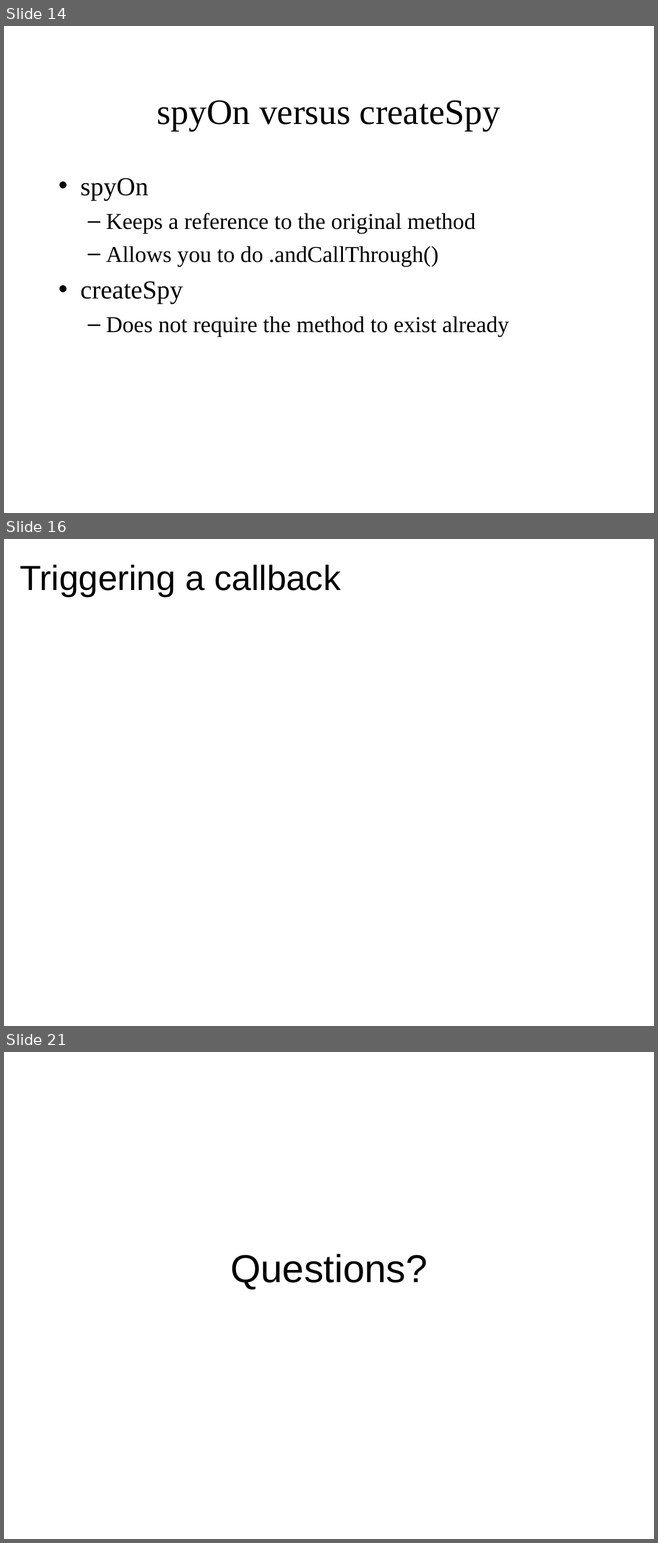
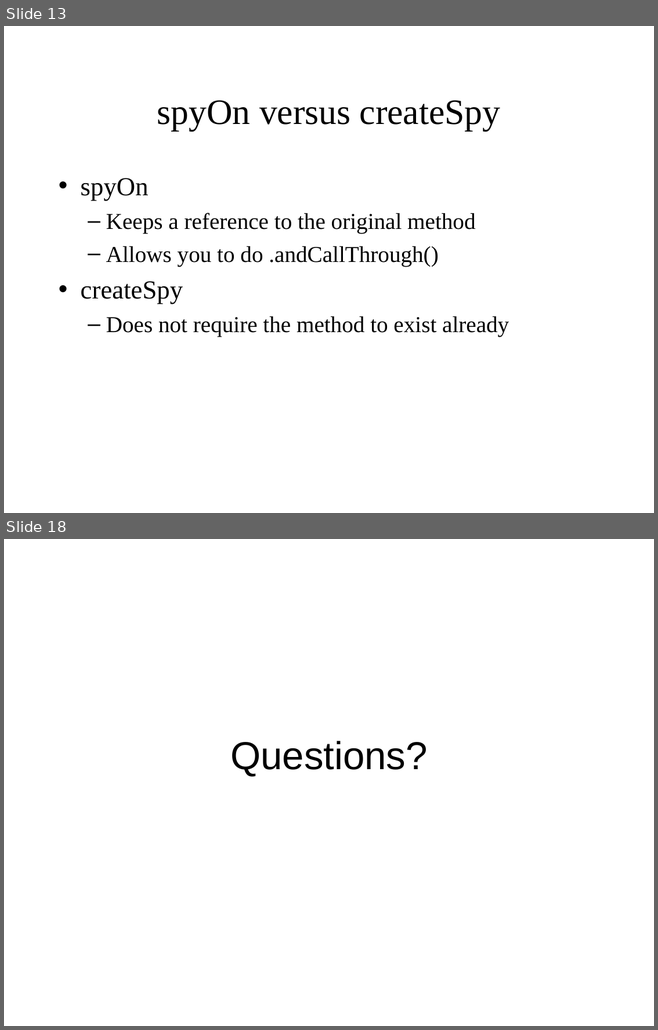
Before and after one commit to jomontanari/JasmineBowlingGame, a slide deck: TestingJavaScript_with_Jasmine.ppt. Shown one above the other, each under a label of ours: slides 14, 16 and 21 before the commit, slides 13 and 18 after it; the slides between them are not shown. The pictures are 658x1543 and 658x1030 pixels, drawn with LibreOffice and Linux fonts; fonts in the diff are those of the drawing. Boxes give left, top, right and bottom in pixels: in the first picture for what was removed or moved away, otherwise in the second. Text is boxed around its words. In the diff, an @@ line names an element or a change of style, - is before the commit and + after.

```diff
--- a/TestingJavaScript_with_Jasmine.ppt
+++ b/TestingJavaScript_with_Jasmine.ppt
@@ slide 16 removed at (x1=4, y1=539, x2=654, y2=1026), background #FFFFFF @@
@@ title removed at (x1=20, y1=565, x2=340, y2=596) @@
-Triggering a callback
@@ what was slide 14 is now slide 13 @@
@@ what was slide 21 is now slide 18 @@
```
Also in this commit, not shown: 6 slides changed, 6 slides added, 8 other slides removed, 1 other file.
